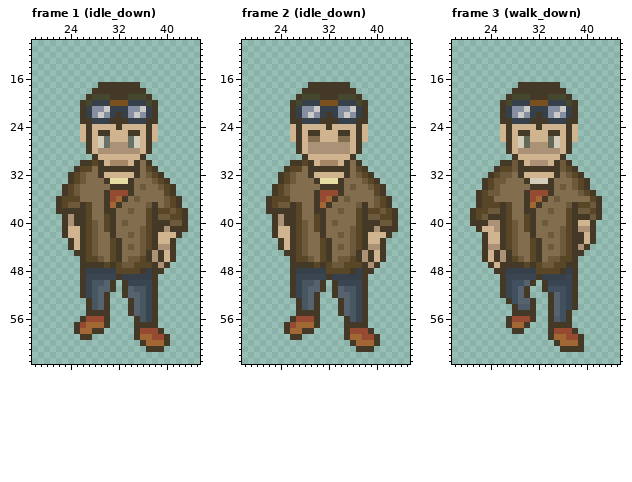
Pixel-art file -- Assets/Sprites/Ase/character.aseprite. Above, as it was before the edit.
64x64 pixels, 65 frames. Shown: frame 1 (idle_down): x 18..45, y 10..63; frame 2 (idle_down): x 18..45, y 10..63; frame 3 (walk_down): x 18..45, y 10..63. The commit also changed other frames, which this record leaves out.
New version:
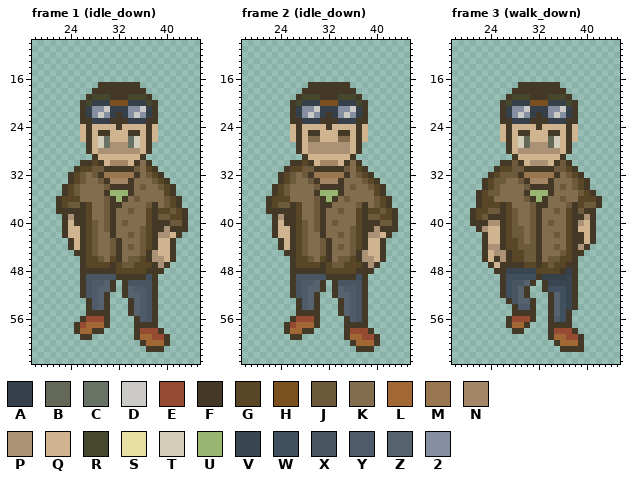
Palette (. is transparent): A #35404a  B #636956  C #697365  D #cccac6  E #964a32  F #443927  G #594627  H #7a501f  J #6d593c  K #836d4f  L #a16734  M #99764f  N #a38665  P #ab9175  Q #d0b38f  R #46482e  S #e6dea2  T #d3cdba  U #98b572  V #394651  W #41505e  X #485662  Y #4f5b6a  Z #57626f  2 #868ea1
The exact change:
Changed rows in their new state; - is an unchanged pixel.
Frame 1 (idle_down):
first column x 24:
31 ----JJ-----J-----
32 ----J-MMMMM------
33 -----J-NNN-------
34 ------J----------
35 -------UUU-------
36 ------JFU--------
37 ------JF---------
38 ------J----------
39 ------J----------
40 Q-----J----------
41 ------J----------
42 ---------------PP
43 -------J---------
44 -------J-------QQ
45 -------J-------Q-
46 ---------------P-
47 ---GGG-----------
48 ---FFFFF----GF---
49 ---XXXXX-FFFFW---
50 ---XYY----XXXX---
51 ---XY------YYX---
52 ---XY-------YX---
53 ----Y-------YX---
54 ----Y-------YX---
55 ------------YX---
56 ------------YX---
Frame 2 (idle_down): the same change as frame 1 (idle_down)
Frame 3 (walk_down):
first column x 23:
31 ------J-----J-------
32 -----J-MMMMM--------
33 ------J-NNN---------
34 -------J------------
35 --------UUU---------
36 -------JFU--KJ--GG--
37 -------KJ-F------J--
38 -----J-KJF-KJ----FF.
39 -----J-KJF-------PF.
40 -------KJFKJ----P---
41 P-Q---JKJF---K--QQ--
42 ------J-JF-KJK------
43 -----GJ-J----K------
44 -----GJJJ--KJK------
45 --P--GGJJ-----------
46 ------GJJ-----------
47 --------GFG---------
48 ----VVVVV-----------
49 ----WWWWW-----------
50 ----WXX-------------
51 ----WX--------------
52 ----WX--------------
53 -----X--------------
Where, in picture pixels (left, top, right, bottom), the same in both pictures:
changed: (86, 166, 170, 322)
changed: (68, 220, 74, 226)
changed: (296, 166, 380, 322)
changed: (278, 220, 284, 226)
changed: (482, 166, 602, 304)
